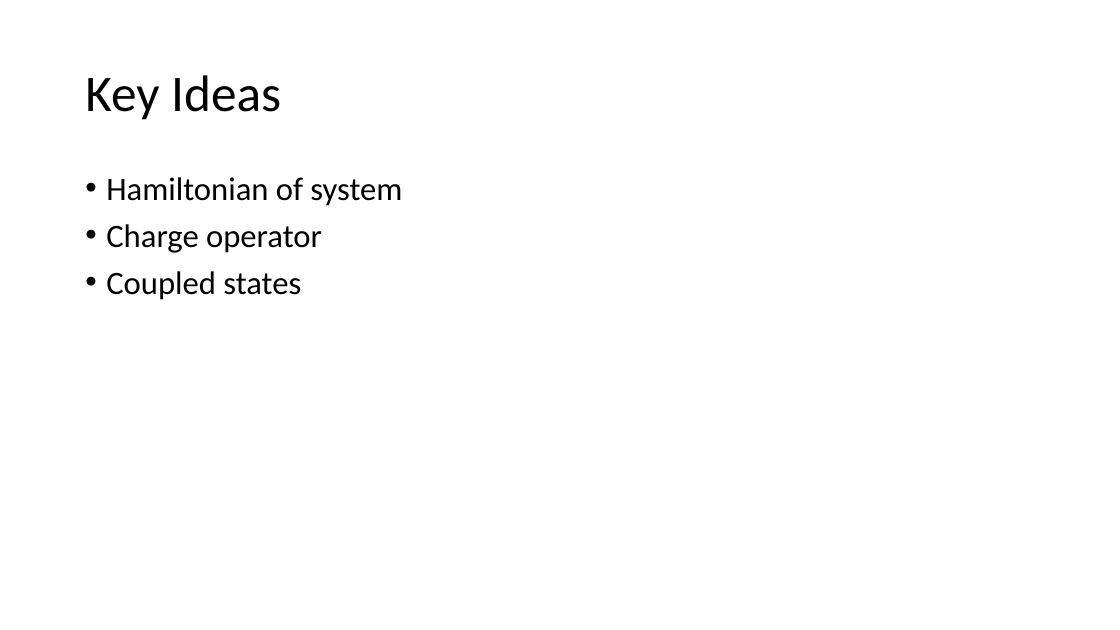
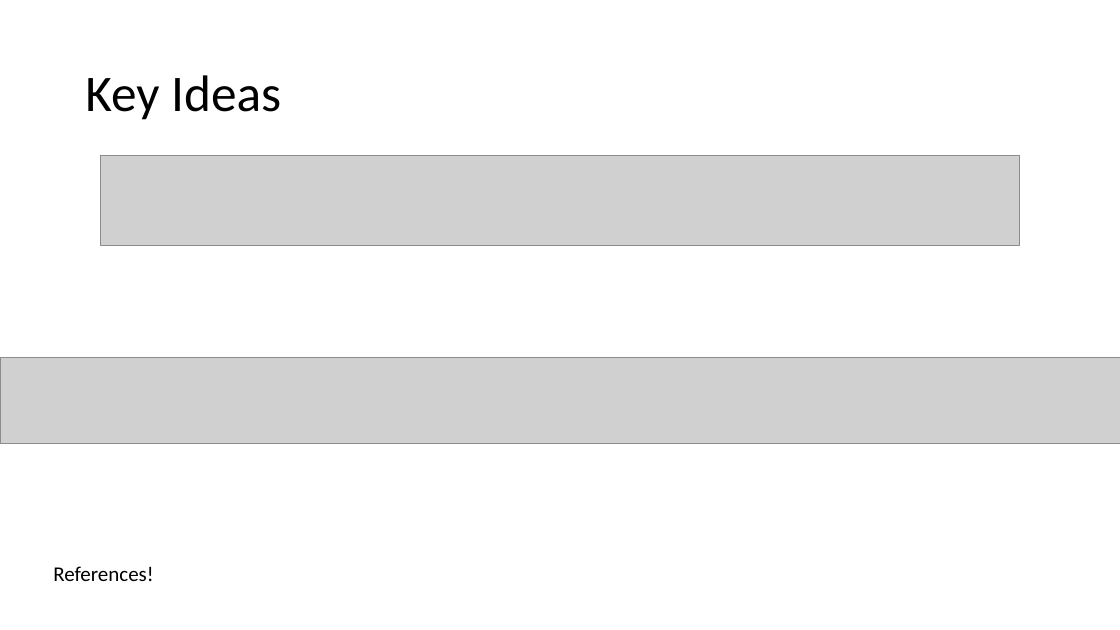
Before and after one commit to louisemccann/final_project, a slide deck: slide 5 of fyp_presentation.pptx (slide 4 before the commit). Drawn at 1120x630 pixels with LibreOffice and Linux fonts; fonts in the diff are those of the drawing; grey boxes stand for pictures. Boxes give left, top, right and bottom in pixels: in the first picture for what was removed or moved away, otherwise in the second. Text is boxed around its words. In the diff, an @@ line names an element or a change of style, - is before the commit and + after.

Commit message:
more presentation stuff

```diff
--- a/fyp_presentation.pptx
+++ b/fyp_presentation.pptx
@@ picture added at <box>100,155,1020,245</box> @@
@@ text removed at <box>106,177,402,300</box> @@
-• Hamiltonian of system
-• Charge operator
-• Coupled states
@@ picture added at <box>0,358,1120,444</box> @@
@@ text added at <box>53,566,153,581</box>, 18 pt, text #000000 @@
+References!
```
Also in this commit, not shown: 1 other slide changed, 3 slides added, 1 slide removed.
